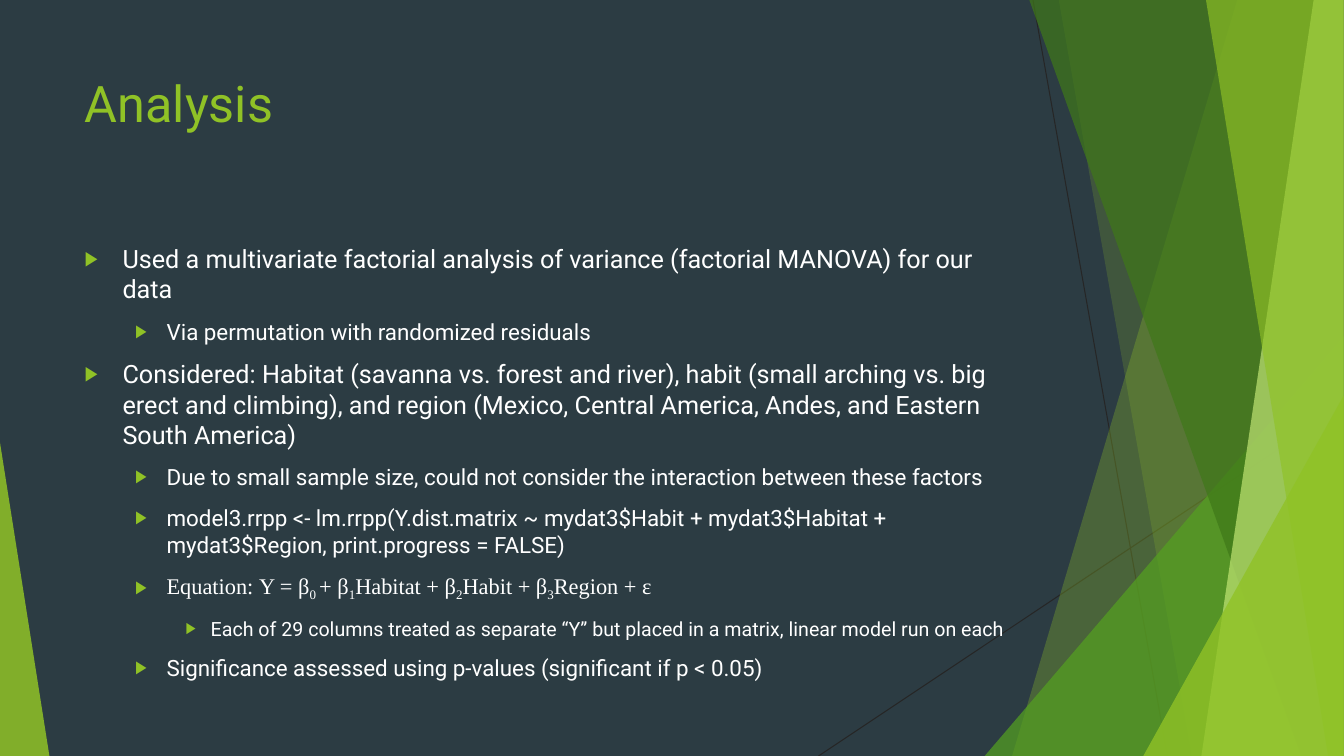
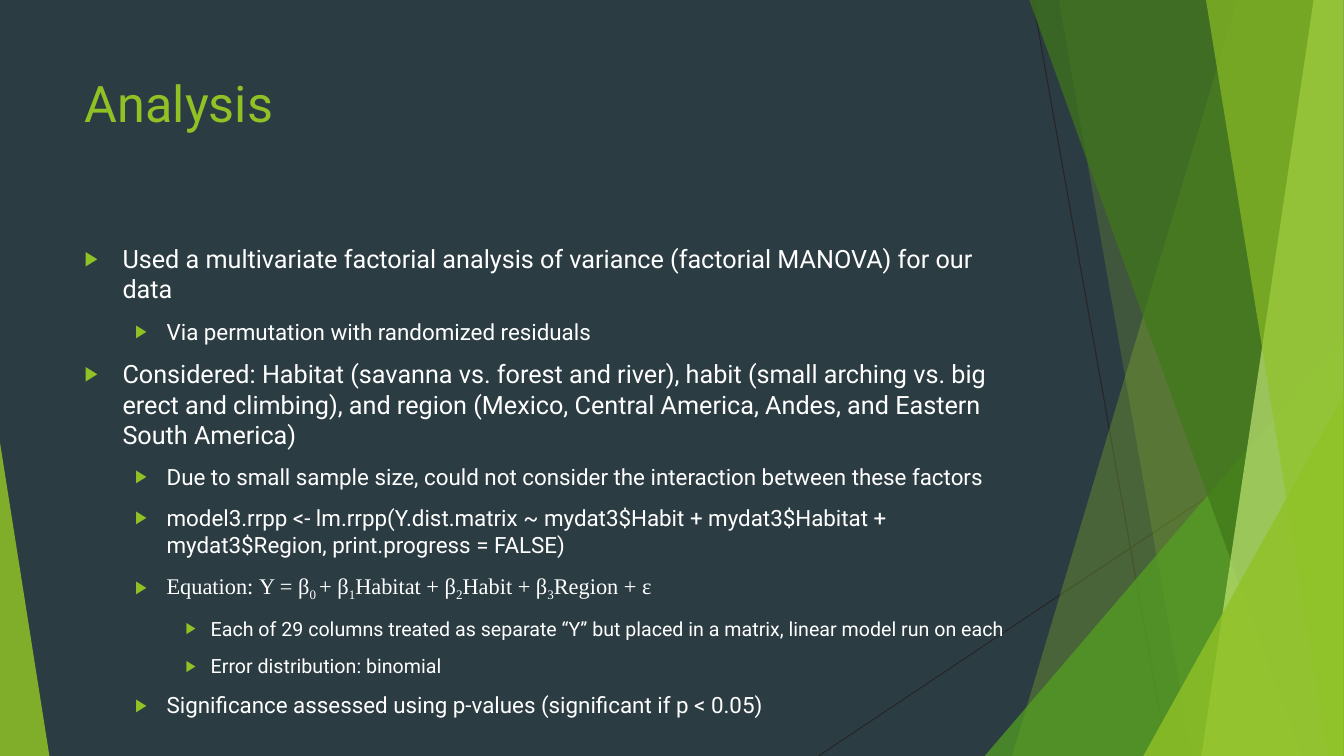
Before and after one commit to EEOB590A-Data-Science-in-R-Fall2021/McMurchieProject, a slide deck: slide 6 of documents/Final_presentation.pptx. Drawn at 1344x756 pixels with LibreOffice and Linux fonts; fonts in the diff are those of the drawing. Boxes give left, top, right and bottom in pixels: in the first picture for what was removed or moved away, otherwise in the second. Text is boxed around its words. In the diff, an @@ line names an element or a change of style, - is before the commit and + after.

Commit message:
Error distribution

```diff
--- a/documents/Final_presentation.pptx
+++ b/documents/Final_presentation.pptx
@@ text at bbox=[211, 658, 441, 673]: paragraph added @@
+    ▶ Error distribution: binomial
```
Also in this commit, not shown: 1 other file.
